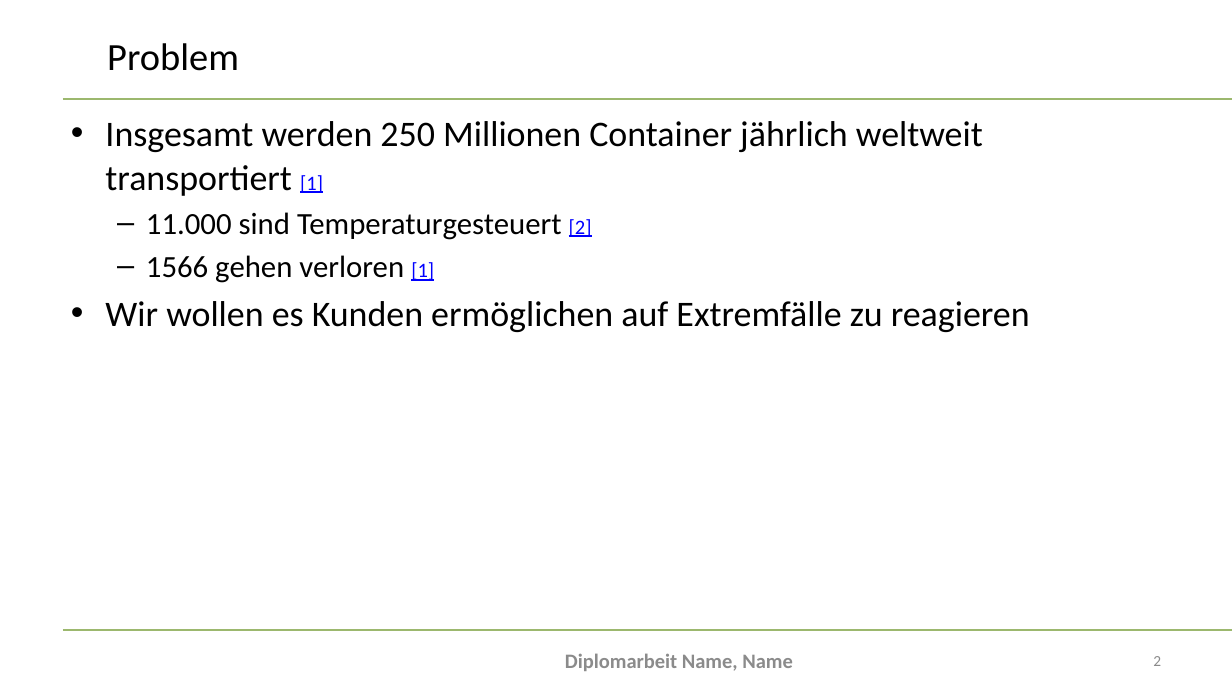
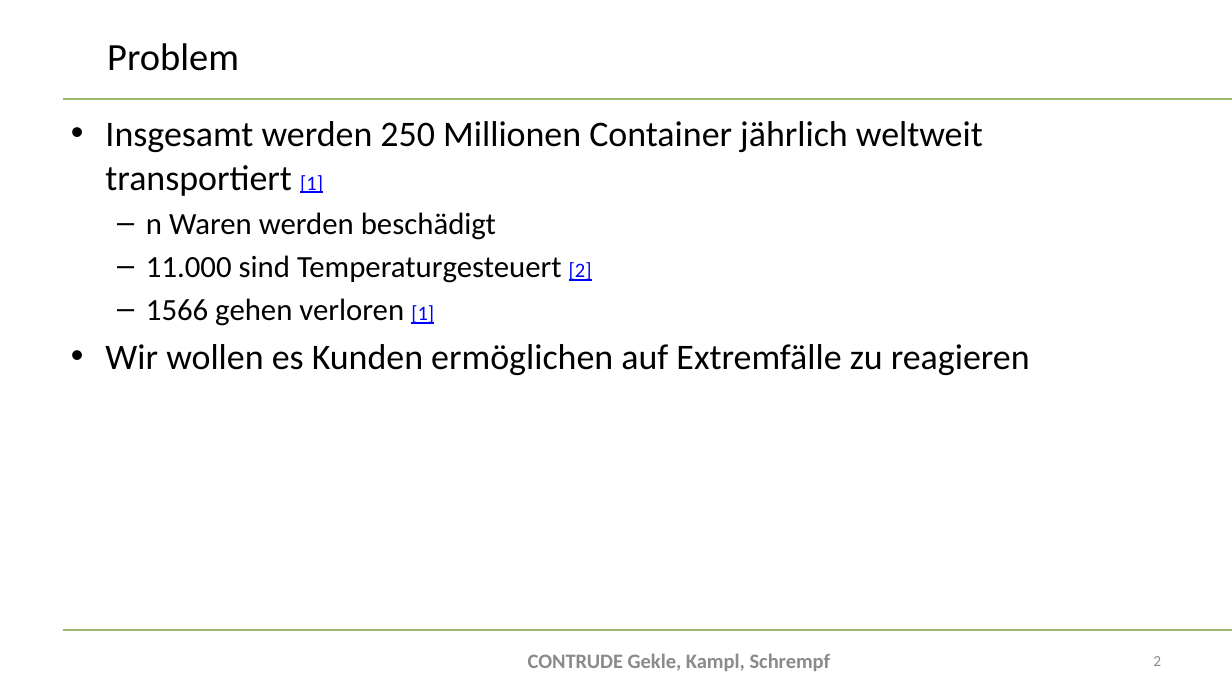
Before and after one commit to bitsneak/Contrude, a slide deck: slide 2 of Diplomarbeit/doc/Presentations/DA-Präsentation2024_Erstpräsentation.pptx. Drawn at 1232x693 pixels with LibreOffice and Linux fonts; fonts in the diff are those of the drawing; background and template pictures are left out. Boxes give left, top, right and bottom in pixels: in the first picture for what was removed or moved away, otherwise in the second. Text is boxed around its words. In the diff, an @@ line names an element or a change of style, - is before the commit and + after.

```diff
--- a/Diplomarbeit/doc/Presentations/DA-Präsentation2024_Erstpräsentation.pptx
+++ b/Diplomarbeit/doc/Presentations/DA-Präsentation2024_Erstpräsentation.pptx
@@ text at (146,212,496,240): paragraph added @@
+  – n Waren werden beschädigt
@@ text at (528,653,831,671): text changed @@
-Diplomarbeit Name, Name
+CONTRUDE Gekle, Kampl, Schrempf
```
Also in this commit, not shown: 4 other slides changed, 1 slide added, 2 other files.
